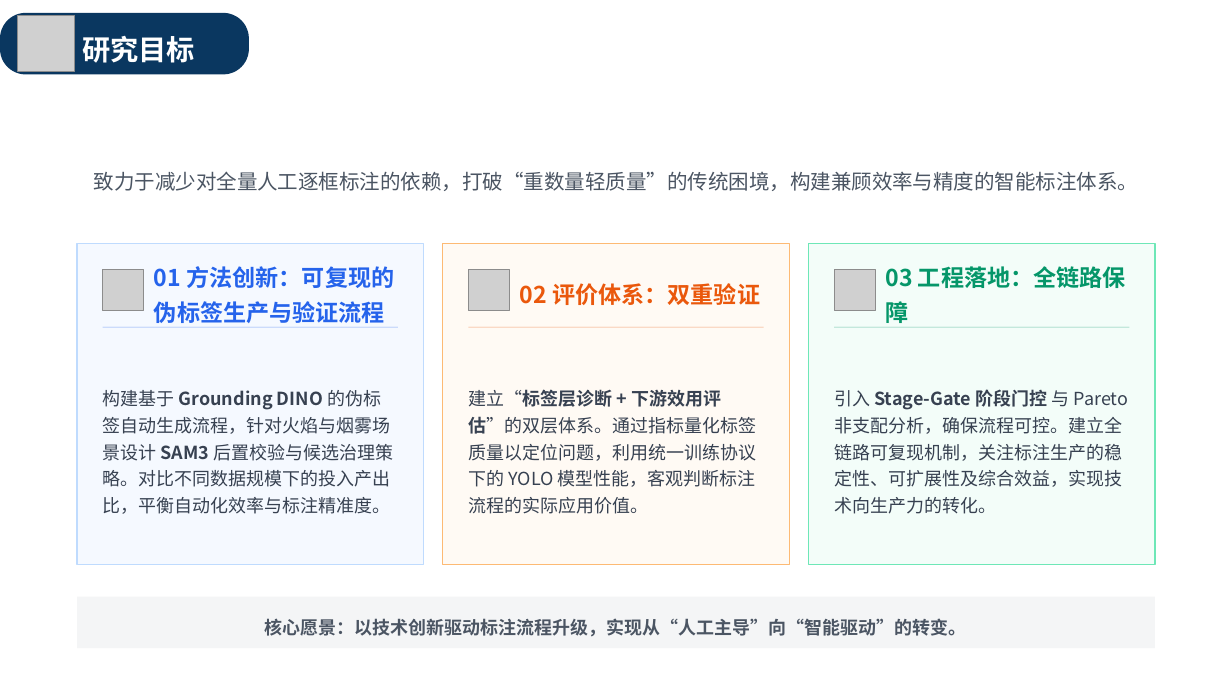
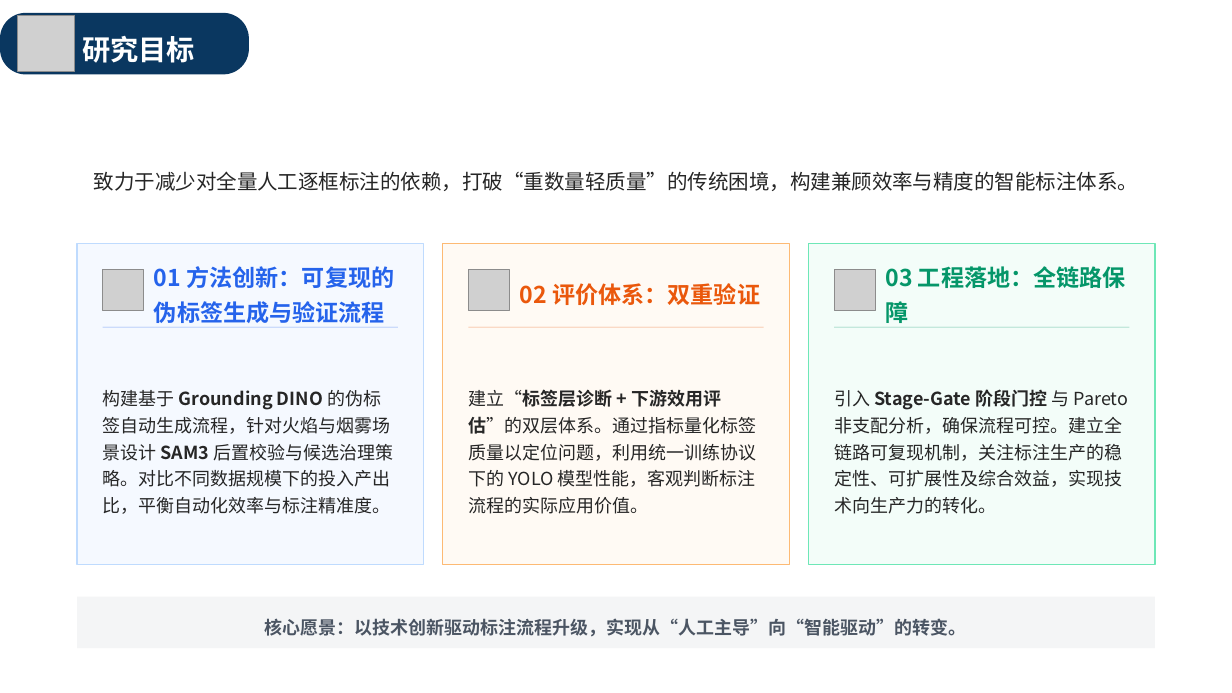
Before and after one commit to xiuli0923/paper, a slide deck: slide 6 of draft_v2.pptx. Drawn at 1232x693 pixels with LibreOffice and Linux fonts; fonts in the diff are those of the drawing; grey boxes stand for pictures; background and template pictures are left out. Boxes give left, top, right and bottom in pixels: in the first picture for what was removed or moved away, otherwise in the second. Text is boxed around its words. In the diff, an @@ line names an element or a change of style, - is before the commit and + after.

```diff
--- a/draft_v2.pptx
+++ b/draft_v2.pptx
@@ text "致力于减少对全量人工逐框标注的依赖，打破“重数量轻质量”的传统困境，构建兼顾效率与精度的智能标注体系。" at <box>94,171,1138,191</box>: text colour #4B5563 to #262626 @@
@@ text in rounded rectangle at <box>154,266,394,323</box>: text changed @@
-01 方法创新：可复现的伪标签生产与验证流程
+01 方法创新：可复现的伪标签生成与验证流程
@@ text colour #374151 to #262626 in 3 elements at <box>103,390,394,514</box>, <box>468,389,756,514</box>, <box>834,389,1129,514</box> @@
```
Also in this commit, not shown: 19 other slides changed, 1 slide added, 1 other file.
